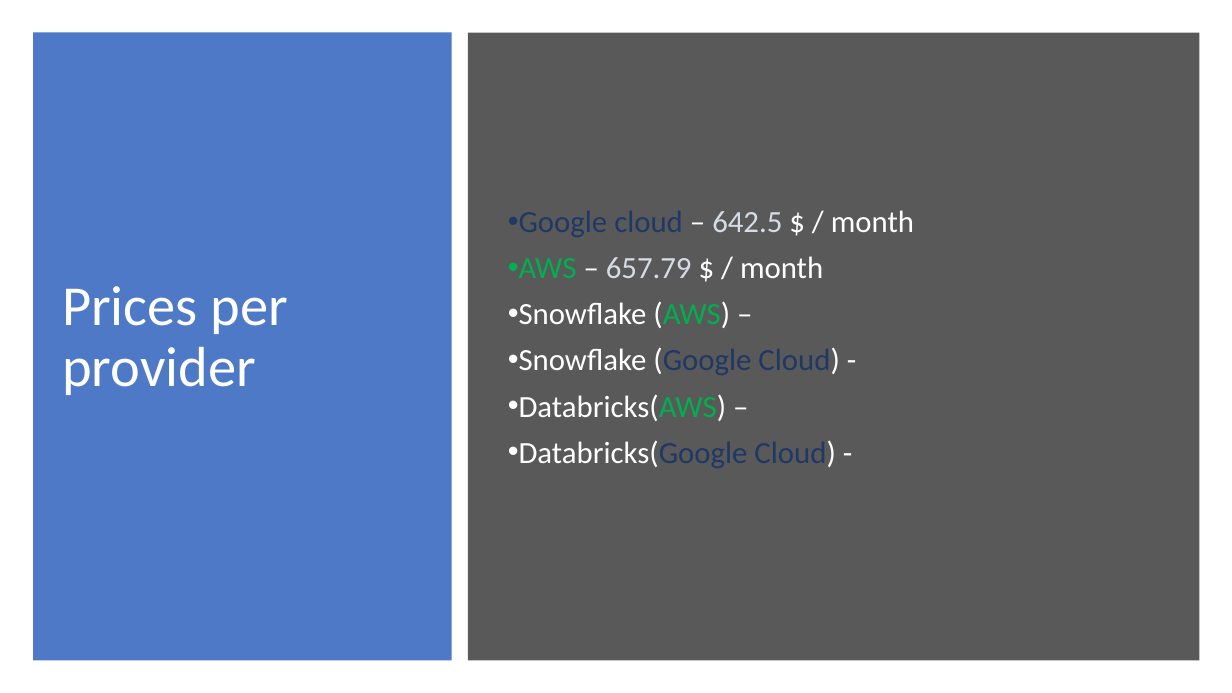
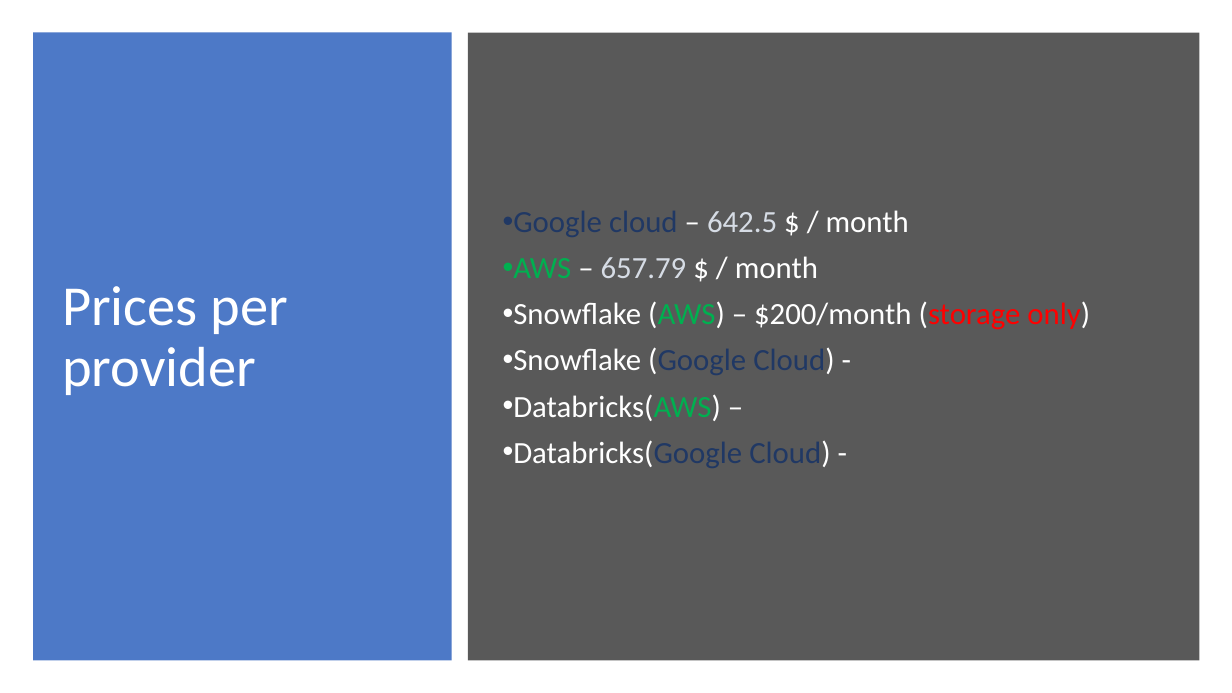
Before and after one commit to Warglaive/SaaS-MachineLearningPlatform-Research, a slide deck: slide 1 of Cost/MarginCalc.pptx. Drawn at 1232x693 pixels with LibreOffice and Linux fonts; fonts in the diff are those of the drawing. Boxes give left, top, right and bottom in pixels: in the first picture for what was removed or moved away, otherwise in the second. Text is boxed around its words. In the diff, an @@ line names an element or a change of style, - is before the commit and + after.

```diff
--- a/Cost/MarginCalc.pptx
+++ b/Cost/MarginCalc.pptx
@@ subtitle at (513,301,1090,330): text changed @@
-• Snowflake (AWS) –
+• Snowflake (AWS) – $200/month (storage only)
```
Also in this commit, not shown: 1 other file.
